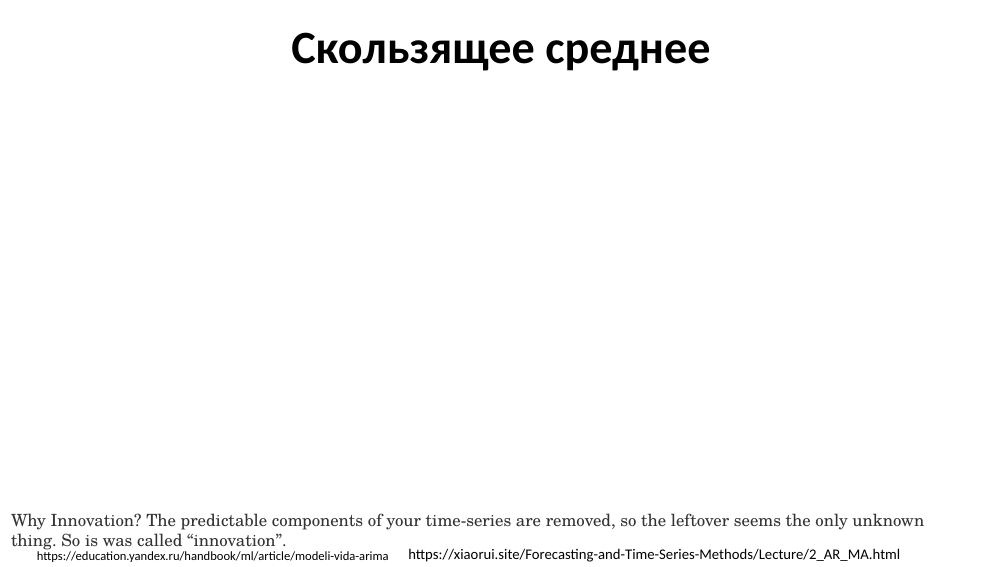
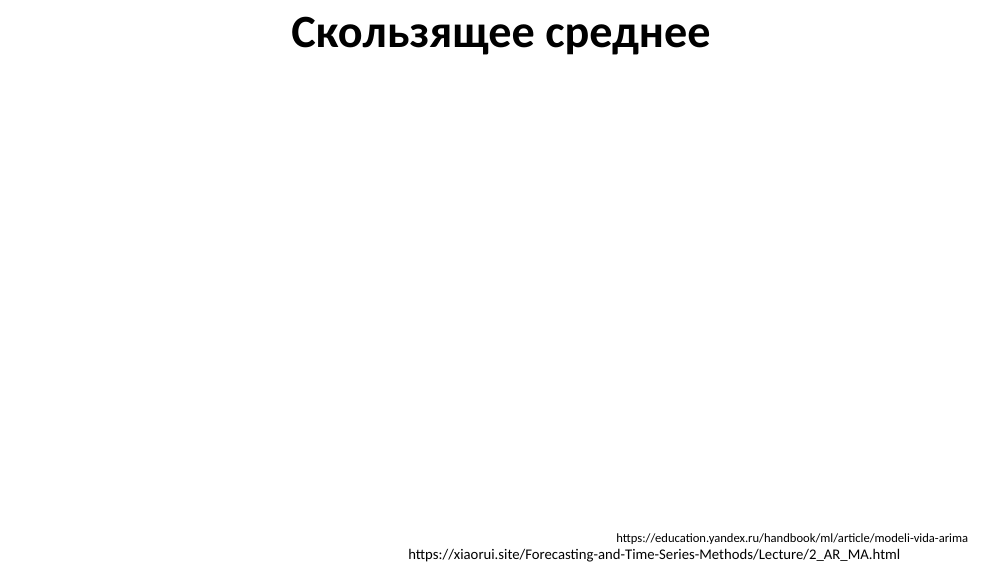
Before and after one commit to MVRonkin/TimeSeriesCourse, a slide deck: slide 5 of 2025/LEC/04-1 ARIMA new.pptx. Drawn at 1008x567 pixels with LibreOffice and Linux fonts; fonts in the diff are those of the drawing; grey boxes stand for pictures. Boxes give left, top, right and bottom in pixels: in the first picture for what was removed or moved away, otherwise in the second. Text is boxed around its words. In the diff, an @@ line names an element or a change of style, - is before the commit and + after.

```diff
--- a/2025/LEC/04-1 ARIMA new.pptx
+++ b/2025/LEC/04-1 ARIMA new.pptx
@@ title "Скользящее среднее": place and size @@
-title "Скользящее среднее" at (291, 32, 710, 71)
+title "Скользящее среднее" at (291, 16, 710, 55)
@@ text removed at (11, 513, 924, 552) @@
-Why Innovation? The predictable components of your time-series are removed, so the leftover seems the only unknown thing. So is was called “innovation”.
@@ text "https://education.yandex.ru/handbook/ml/article/modeli-vida- ...": place and size @@
-text "https://education.yandex.ru/handbook/ml/article/modeli-vida- ..." at (37, 549, 389, 562)
+text "https://education.yandex.ru/handbook/ml/article/modeli-vida- ..." at (616, 533, 968, 544)
```
Also in this commit, not shown: 5 other slides changed, 33 slides added.
